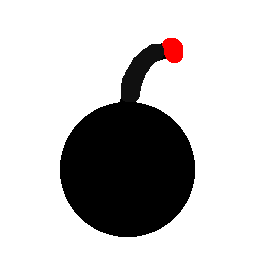
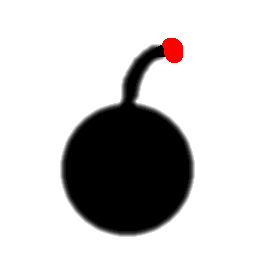
Revision of a layered 256 × 256 image; what changed, layer by layer:
painted on "Hintergrund" over [60, 43, 195, 237]
